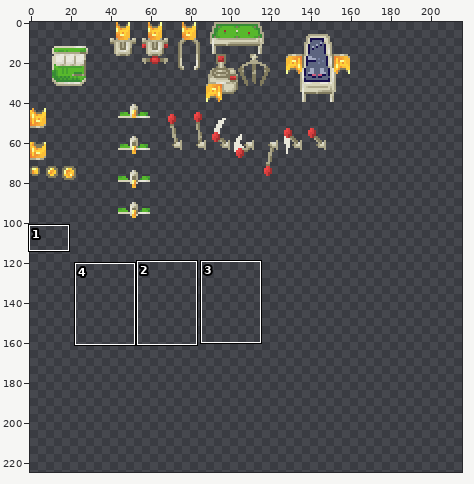
Two versions of one sprite sheet, bin/png/actor.png. Above: a wide view before the commit, with the close-up outlined.
Close-up. The starting point:
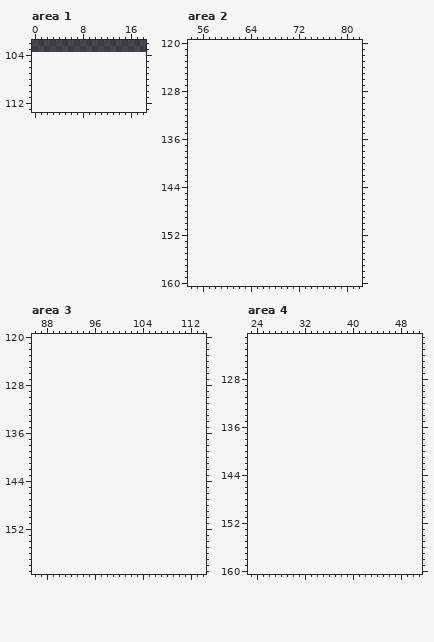
The file is 160x104 pixels. Shown: area 1: x 0..18, y 102..113; area 2: x 54..82, y 120..160; area 3: x 86..114, y 120..159; area 4: x 23..51, y 121..160. The old version is drawn lined up with the new one, on the new canvas. The wide view leaves out empty margins. The commit also changed other parts of the picture, which this record leaves out.
New version:
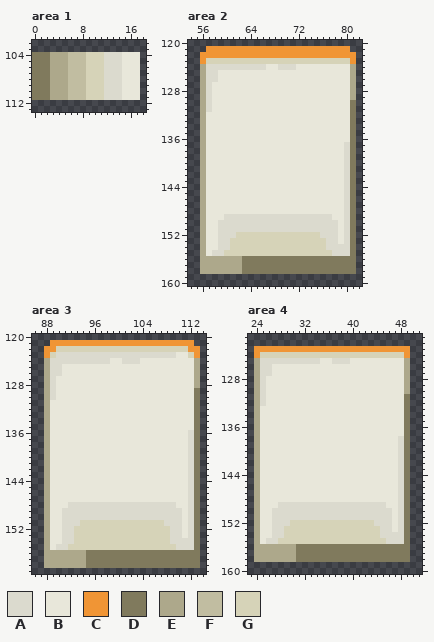
Palette (. is transparent): A #dbdace  B #e8e7da  C #f09535  D #807a5d  E #ada88b  F #c1bda1  G #d6d3b8
Edits made:
canvas 160x104 -> 232x304
Changed rows in their new state; - is an unchanged pixel.
Area 1:
first column x 0:
104 DDDEEEFFFGGGAAABBB
105 DDDEEEFFFGGGAAABBB
106 DDDEEEFFFGGGAAABBB
107 DDDEEEFFFGGGAAABBB
108 DDDEEEFFFGGGAAABBB
109 DDDEEEFFFGGGAAABBB
110 DDDEEEFFFGGGAAABBB
111 DDDEEEFFFGGGAAABBB
Area 2:
first column x 56:
121 -CCCCCCCCCCCCCCCCCCCCCCCC-
122 CCCCCCCCCCCCCCCCCCCCCCCCCC
123 CGGGGGGGGGGGGGGGGGGGGGGGGC
124 EAAAAAAAAAABBAAABBBBBBBBBE
125 EAABBBBBBBBBBBBBBBBBBBBBBE
126 EAABBBBBBBBBBBBBBBBBBBBBBE
127 EABBBBBBBBBBBBBBBBBBBBBBBE
128 EABBBBBBBBBBBBBBBBBBBBBBBE
129 EABBBBBBBBBBBBBBBBBBBBBBBE
130 EABBBBBBBBBBBBBBBBBBBBBBBD
131 EABBBBBBBBBBBBBBBBBBBBBBBD
132 EBBBBBBBBBBBBBBBBBBBBBBBBD
133 EBBBBBBBBBBBBBBBBBBBBBBBBD
134 EBBBBBBBBBBBBBBBBBBBBBBBBD
135 EBBBBBBBBBBBBBBBBBBBBBBBBD
136 EBBBBBBBBBBBBBBBBBBBBBBBBD
137 EBBBBBBBBBBBBBBBBBBBBBBBAD
138 EBBBBBBBBBBBBBBBBBBBBBBBAD
139 EBBBBBBBBBBBBBBBBBBBBBBBAD
140 EBBBBBBBBBBBBBBBBBBBBBBBAD
141 EBBBBBBBBBBBBBBBBBBBBBBBAD
142 EBBBBBBBBBBBBBBBBBBBBBBBAD
143 EBBBBBBBBBBBBBBBBBBBBBBBAD
144 EBBBBBBBBBBBBBBBBBBBBBBBAD
145 EBBBBBBBBBBBBBBBBBBBBBBBAD
146 EBBBBBBBBBBBBBBBBBBBBBBBAD
147 EBBBBBBBBBBBBBBBBBBBBBBBAD
148 EBBBBBBBBBBBBBBBBBBBBBBBAD
149 EBBBAAAAAAAAAAAAAAAAAABBAD
150 EBBAAAAAAAAAAAAAAAAAAAABAD
151 EBBAAAAAAAAAAAAAAAAAAAABAD
152 EBBAAAGGGGGGGGGGGGGGAAABAD
153 EBBAAGGGGGGGGGGGGGGGGAABAD
154 EBBAAGGGGGGGGGGGGGGGGAAAAD
155 EBAAGGGGGGGGGGGGGGGGGGAAAD
156 EEEEEEEDDDDDDDDDDDDDDDDDDD
157 EEEEEEEDDDDDDDDDDDDDDDDDDD
158 EEEEEEEDDDDDDDDDDDDDDDDDDD
Area 3:
first column x 88:
121 -CCCCCCCCCCCCCCCCCCCCCCCC-
122 CCGGGGGGGGGGGGGGGGGGGGGGCC
123 CGAAAAAAAAAAAAAAAAAAAABBGC
124 EAAAAAAAAAABBAAABBBBBBBBBE
125 EAABBBBBBBBBBBBBBBBBBBBBBE
126 EAABBBBBBBBBBBBBBBBBBBBBBE
127 EABBBBBBBBBBBBBBBBBBBBBBBE
128 EABBBBBBBBBBBBBBBBBBBBBBBE
129 EABBBBBBBBBBBBBBBBBBBBBBBD
130 EABBBBBBBBBBBBBBBBBBBBBBBD
131 EBBBBBBBBBBBBBBBBBBBBBBBBD
132 EBBBBBBBBBBBBBBBBBBBBBBBBD
133 EBBBBBBBBBBBBBBBBBBBBBBBBD
134 EBBBBBBBBBBBBBBBBBBBBBBBBD
135 EBBBBBBBBBBBBBBBBBBBBBBBBD
136 EBBBBBBBBBBBBBBBBBBBBBBBAD
137 EBBBBBBBBBBBBBBBBBBBBBBBAD
138 EBBBBBBBBBBBBBBBBBBBBBBBAD
139 EBBBBBBBBBBBBBBBBBBBBBBBAD
140 EBBBBBBBBBBBBBBBBBBBBBBBAD
141 EBBBBBBBBBBBBBBBBBBBBBBBAD
142 EBBBBBBBBBBBBBBBBBBBBBBBAD
143 EBBBBBBBBBBBBBBBBBBBBBBBAD
144 EBBBBBBBBBBBBBBBBBBBBBBBAD
145 EBBBBBBBBBBBBBBBBBBBBBBBAD
146 EBBBBBBBBBBBBBBBBBBBBBBBAD
147 EBBBBBBBBBBBBBBBBBBBBBBBAD
148 EBBBAAAAAAAAAAAAAAAAAABBAD
149 EBBAAAAAAAAAAAAAAAAAAAABAD
150 EBBAAAAAAAAAAAAAAAAAAAABAD
151 EBBAAAGGGGGGGGGGGGGGAAABAD
152 EBBAAGGGGGGGGGGGGGGGGAABAD
153 EBBAAGGGGGGGGGGGGGGGGAABAD
154 EBBAAGGGGGGGGGGGGGGGGAAAAD
155 EBAAGGGGGGGGGGGGGGGGGGAAAD
156 EEEEEEEDDDDDDDDDDDDDDDDDDD
157 EEEEEEEDDDDDDDDDDDDDDDDDDD
158 EEEEEEEDDDDDDDDDDDDDDDDDDD
Area 4:
first column x 24:
123 CCCCCCCCCCCCCCCCCCCCCCCCCC
124 CGGGGGGGGGGGGGGGGGGGGGGGGC
125 EAAAAAAAAAABBAAABBBBBBBBBE
126 EAABBBBBBBBBBBBBBBBBBBBBBE
127 EAABBBBBBBBBBBBBBBBBBBBBBE
128 EABBBBBBBBBBBBBBBBBBBBBBBE
129 EABBBBBBBBBBBBBBBBBBBBBBBE
130 EABBBBBBBBBBBBBBBBBBBBBBBE
131 EABBBBBBBBBBBBBBBBBBBBBBBD
132 EABBBBBBBBBBBBBBBBBBBBBBBD
133 EBBBBBBBBBBBBBBBBBBBBBBBBD
134 EBBBBBBBBBBBBBBBBBBBBBBBBD
135 EBBBBBBBBBBBBBBBBBBBBBBBBD
136 EBBBBBBBBBBBBBBBBBBBBBBBBD
137 EBBBBBBBBBBBBBBBBBBBBBBBBD
138 EBBBBBBBBBBBBBBBBBBBBBBBAD
139 EBBBBBBBBBBBBBBBBBBBBBBBAD
140 EBBBBBBBBBBBBBBBBBBBBBBBAD
141 EBBBBBBBBBBBBBBBBBBBBBBBAD
142 EBBBBBBBBBBBBBBBBBBBBBBBAD
143 EBBBBBBBBBBBBBBBBBBBBBBBAD
144 EBBBBBBBBBBBBBBBBBBBBBBBAD
145 EBBBBBBBBBBBBBBBBBBBBBBBAD
146 EBBBBBBBBBBBBBBBBBBBBBBBAD
147 EBBBBBBBBBBBBBBBBBBBBBBBAD
148 EBBBBBBBBBBBBBBBBBBBBBBBAD
149 EBBBAAAAAAAAAAAAAAAAAABBAD
150 EBBAAAAAAAAAAAAAAAAAAAABAD
151 EBBAAAAAAAAAAAAAAAAAAAABAD
152 EBBAAAGGGGGGGGGGGGGGAAABAD
153 EBBAAGGGGGGGGGGGGGGGGAABAD
154 EBBAAGGGGGGGGGGGGGGGGAAAAD
155 EBAAGGGGGGGGGGGGGGGGGGAAAD
156 EEEEEEEDDDDDDDDDDDDDDDDDDD
157 EEEEEEEDDDDDDDDDDDDDDDDDDD
158 EEEEEEEDDDDDDDDDDDDDDDDDDD
Boxes around the changes in both close-ups, in picture pixels (x1, y1, x2, y2):
added: (32, 52, 140, 100)
added: (200, 46, 356, 274)
added: (44, 340, 200, 568)
added: (254, 346, 410, 562)
